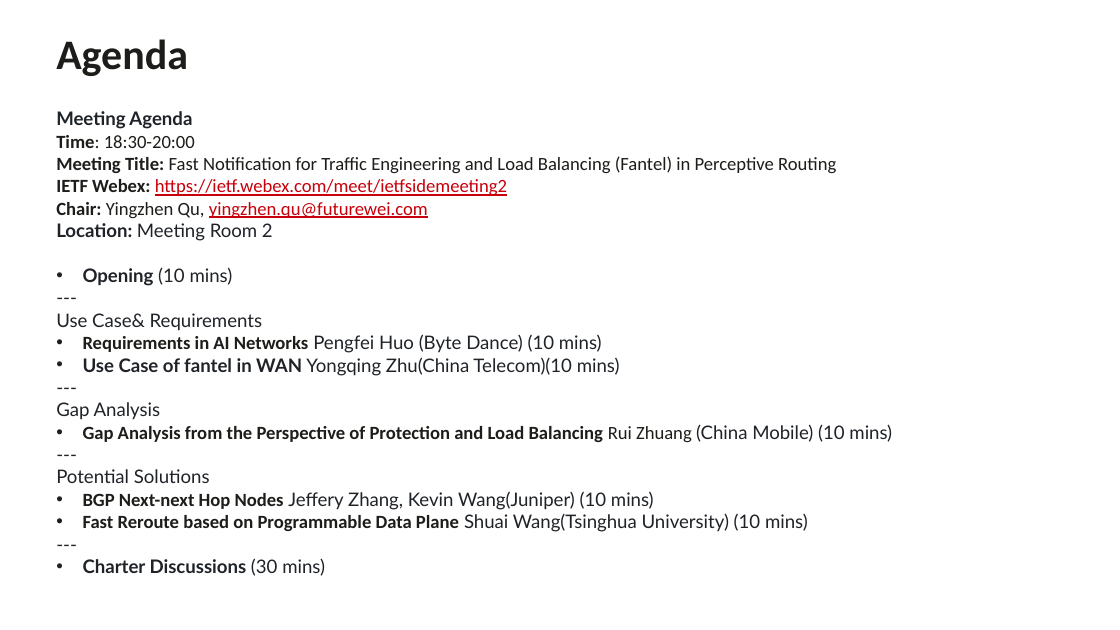
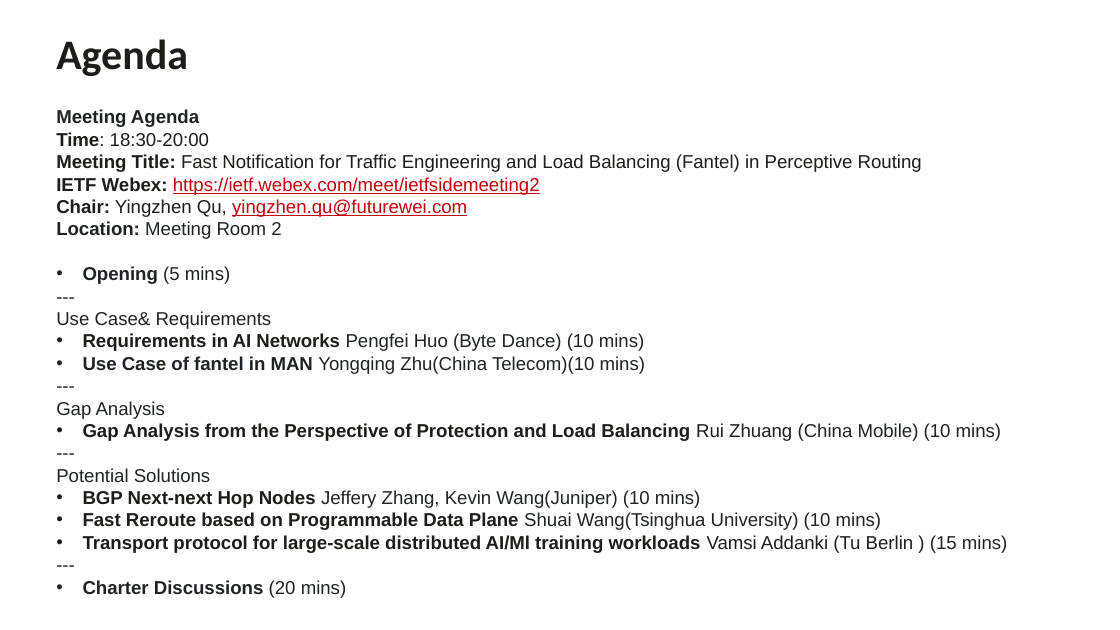
Before and after one commit to XuesongGeng/IETF-122--Fantel-Side-Meeting, a slide deck: slide 1 of IETF 122 Fantel Agenda.pptx. Drawn at 1120x630 pixels with LibreOffice and Linux fonts; fonts in the diff are those of the drawing. Boxes give left, top, right and bottom in pixels: in the first picture for what was removed or moved away, otherwise in the second. Text is boxed around its words. In the diff, an @@ line names an element or a change of style, - is before the commit and + after.

```diff
--- a/IETF 122 Fantel Agenda.pptx
+++ b/IETF 122 Fantel Agenda.pptx
@@ text at (56,109,1001,530): font Lato to Arial in "Meeting Agenda", "Location: Meeting Room 2", "---", "Use Case& Requirements" and 9 more places; font Calibri to Arial in "Time: 18:30-20:00 Meeting Title: Fast Notification for ...", "Requirements in AI Networks", "Gap Analysis from the Perspective of Protection ...", "BGP Next-next Hop Nodes" and 1 more places @@
@@ text at (83,266,230,284): text changed; font Lato to Arial; bold on @@
-• Opening (10 mins)
+• Opening (5 mins)
@@ text at (83,356,645,374): text changed; font Lato to Arial @@
-• Use Case of fantel in WAN Yongqing Zhu(China Telecom)(10 mins)
+• Use Case of fantel in MAN Yongqing Zhu(China Telecom)(10 mins)
@@ text at (83,535,1007,553): paragraph added @@
+• Transport protocol for large-scale distributed AI/Ml training workloads Vamsi Addanki (Tu Berlin ) (15 mins)
@@ text at (83,580,346,598): text changed; font Lato to Arial @@
-• Charter Discussions (30 mins)
+• Charter Discussions (20 mins)
```
